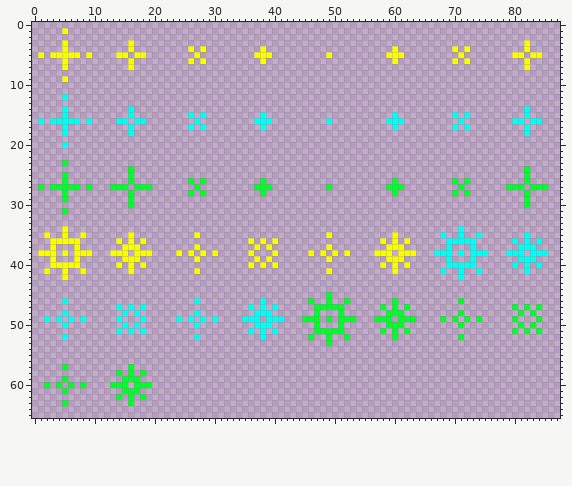
Sprite sheet: Assets/Background/LevelOne/Stars.png. This is how it looked before the edit.
The file is 88x66 pixels.
The result:
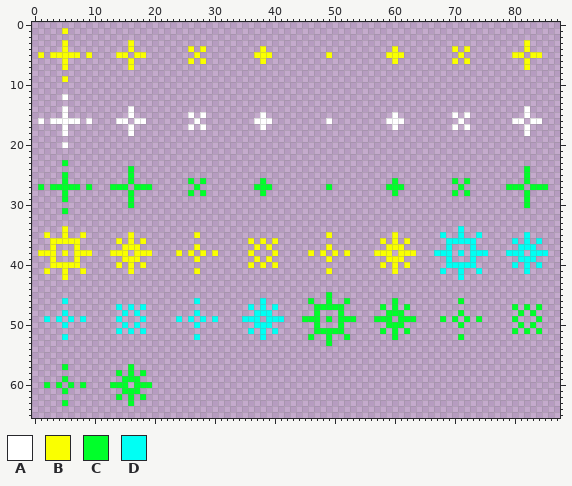
Palette (. is transparent): A #ffffff  B #faff00  C #00ff2a  D #00fff4
The exact change:
Changed rows in their new state; - is an unchanged pixel.
first column x 1:
12 ----A-------------------------------------------------------------------------------
14 ----A----------A-----------------------------------------------------------------A--
15 ----A----------A---------A-A---------A---------------------A---------A-A---------A--
16 A-AAAAA-A----AA-AA--------A---------AAA---------A---------AAA---------A--------AA-AA
17 ----A----------A---------A-A---------A---------------------A---------A-A---------A--
18 ----A----------A-----------------------------------------------------------------A--
20 ----A-------------------------------------------------------------------------------
